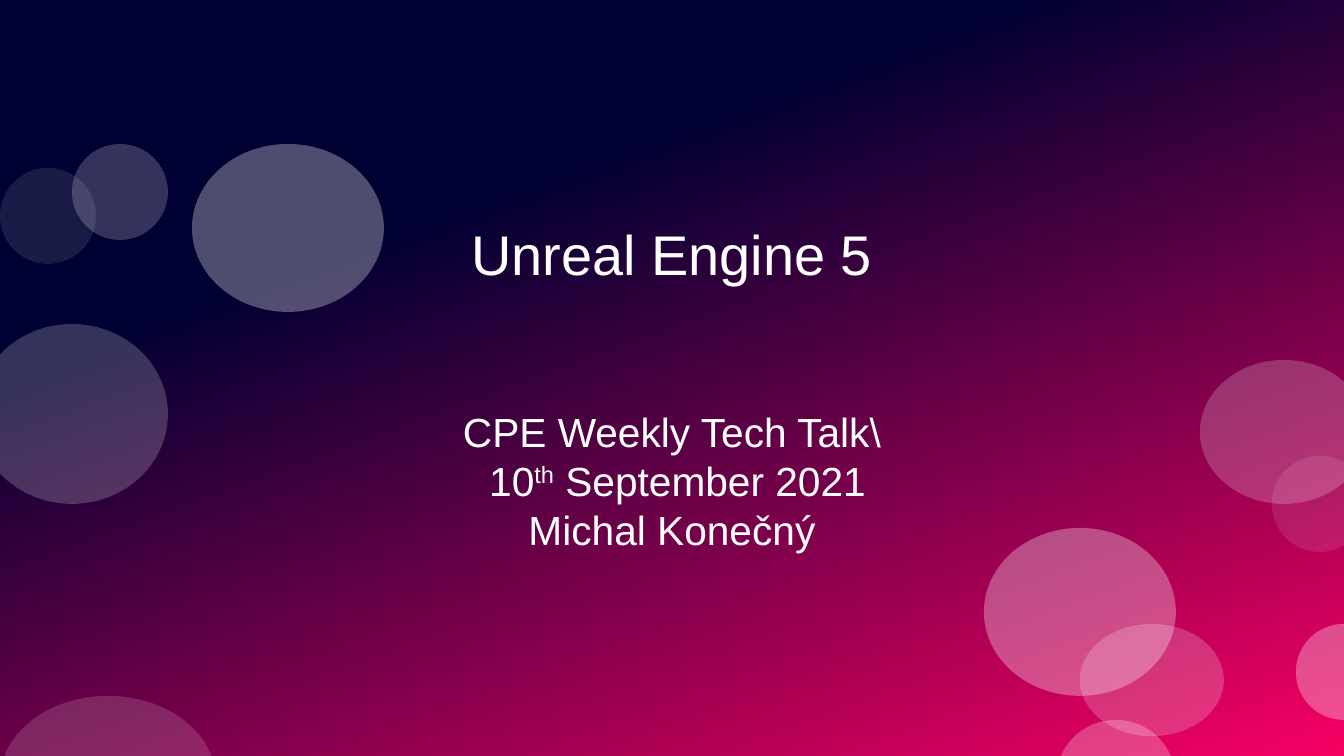
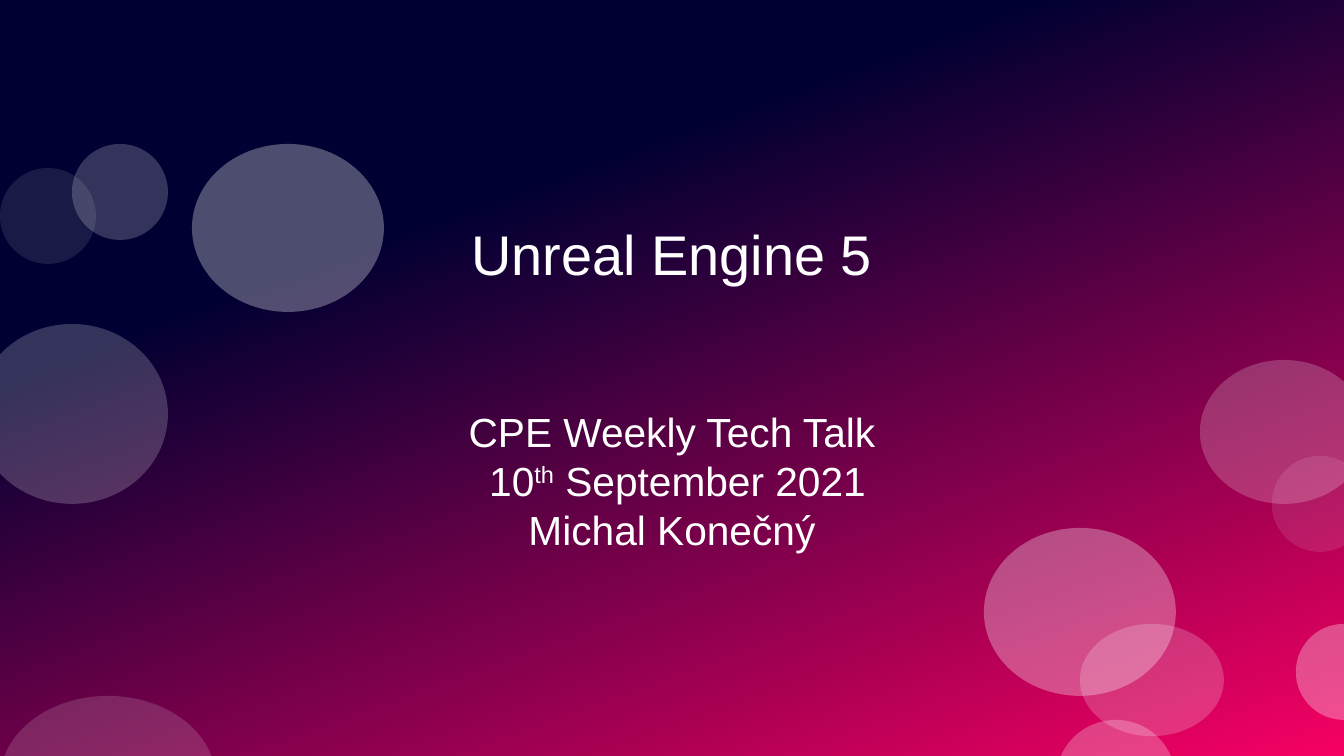
Before and after one commit to Zlopez/fedora_slides, a slide deck: slide 1 of CPE Tech Talks/Unreal Engine 5/Unreal_Engine_5.odp. Drawn at 1344x756 pixels with LibreOffice and Linux fonts; fonts in the diff are those of the drawing. Boxes give left, top, right and bottom in pixels: in the first picture for what was removed or moved away, otherwise in the second. Text is boxed around its words. In the diff, an @@ line names an element or a change of style, - is before the commit and + after.

Commit message:
Remove typo

```diff
--- a/CPE Tech Talks/Unreal Engine 5/Unreal_Engine_5.odp
+++ b/CPE Tech Talks/Unreal Engine 5/Unreal_Engine_5.odp
@@ subtitle at bbox=[469, 417, 875, 455]: text changed @@
-CPE Weekly Tech Talk\
+CPE Weekly Tech Talk
```
